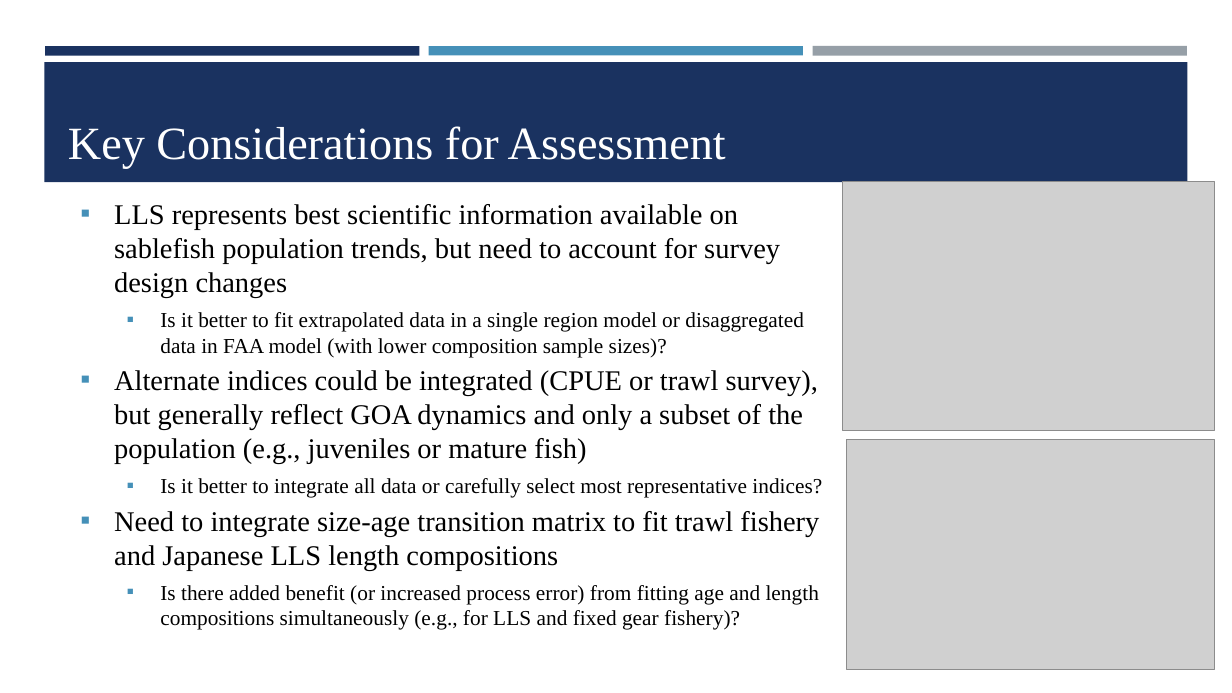
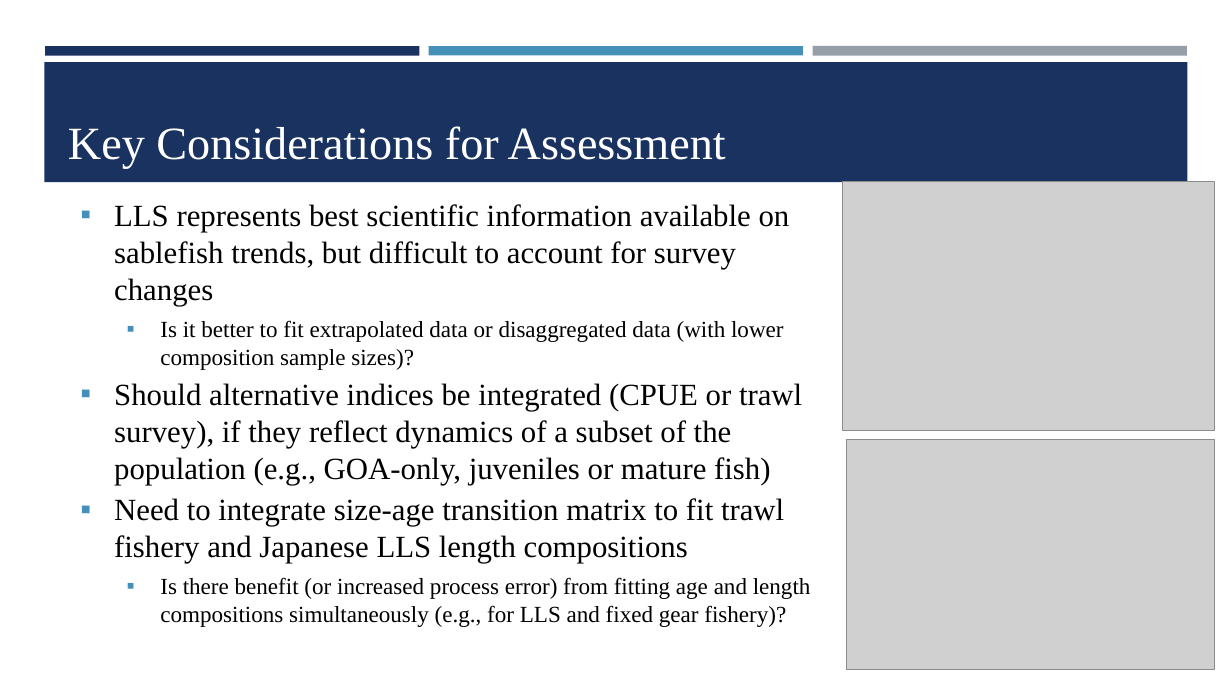
Before and after one commit to dgoethel-noaa/2026_Sablefish_CIE, a slide deck: slide 25 of Presentations/6. Sablefish CIE_Data_Assessment.pptx (slide 23 before the commit). Drawn at 1232x693 pixels with LibreOffice and Linux fonts; fonts in the diff are those of the drawing; grey boxes stand for pictures; background and template pictures are left out. Boxes give left, top, right and bottom in pixels: in the first picture for what was removed or moved away, otherwise in the second. Text is boxed around its words. In the diff, an @@ line names an element or a change of style, - is before the commit and + after.

```diff
--- a/Presentations/6. Sablefish CIE_Data_Assessment.pptx
+++ b/Presentations/6. Sablefish CIE_Data_Assessment.pptx
@@ text at bbox=[114, 204, 802, 485]: text changed; size 22.2 to 24 pt @@
-▪ LLS represents best scientific information available on sablefish population trends, but need to account for survey design changes
-  ▪ Is it better to fit extrapolated data in a single region model or disaggregated data in FAA model (with lower composition sample sizes)?
-▪ Alternate indices could be integrated (CPUE or trawl survey), but generally reflect GOA dynamics and only a subset of the population (e.g., juveniles or mature fish)
-  ▪ Is it better to integrate all data or carefully select most representative indices?
+▪ LLS represents best scientific information available on sablefish trends, but difficult to account for survey changes
+  ▪ Is it better to fit extrapolated data or disaggregated data (with lower composition sample sizes)?
+▪ Should alternative indices be integrated (CPUE or trawl survey), if they reflect dynamics of a subset of the population (e.g., GOA-only, juveniles or mature fish)
@@ text at bbox=[114, 498, 784, 563]: size 22.2 to 24 pt in "Need to integrate size-age transition matrix to ..." @@
@@ text at bbox=[160, 577, 811, 627]: text changed; size 16.6 to 18 pt @@
-  ▪ Is there added benefit (or increased process error) from fitting age and length compositions simultaneously (e.g., for LLS and fixed gear fishery)?
+  ▪ Is there benefit (or increased process error) from fitting age and length compositions simultaneously (e.g., for LLS and fixed gear fishery)?
```
Also in this commit, not shown: 11 other slides changed, 2 slides added, 2 other files.
